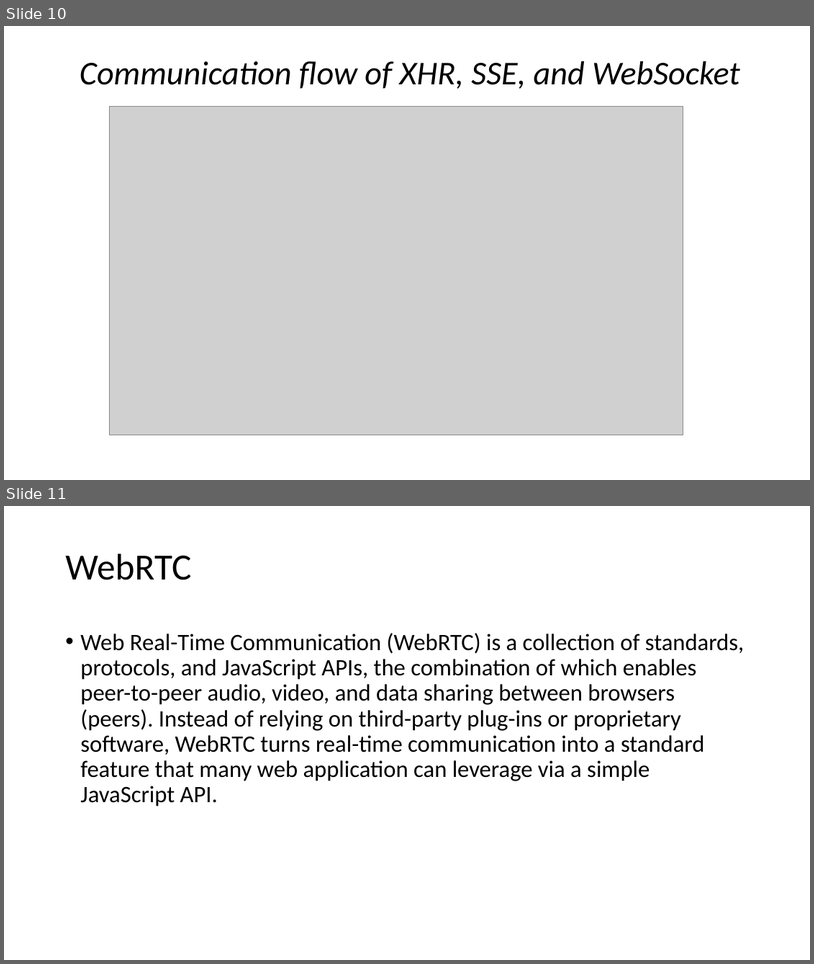
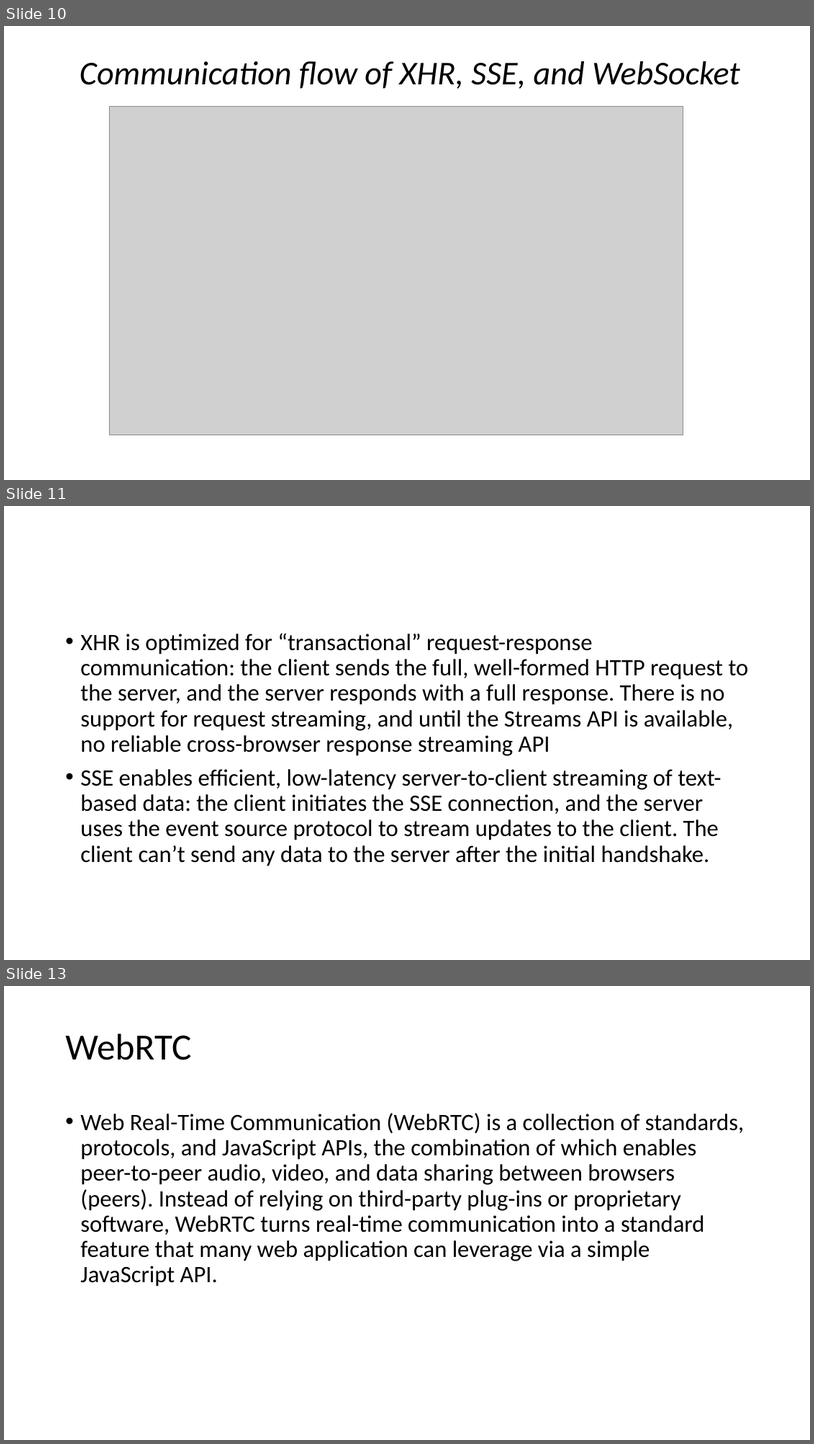
Before and after one commit to nkxiaochuan/BrowserNetworking, a slide deck: src/main/webapp/browser_networking.pptx. Shown one above the other, each under a label of ours: slides 10 and 11 before the commit, slides 10, 11 and 13 after it; the slides between them are not shown. The pictures are 814x964 and 814x1444 pixels, drawn with LibreOffice and Linux fonts; fonts in the diff are those of the drawing; grey boxes stand for pictures. Boxes give left, top, right and bottom in pixels: in the first picture for what was removed or moved away, otherwise in the second. Text is boxed around its words. In the diff, an @@ line names an element or a change of style, - is before the commit and + after.

```diff
--- a/src/main/webapp/browser_networking.pptx
+++ b/src/main/webapp/browser_networking.pptx
@@ slide 11 added at (4, 506, 810, 960), background #FFFFFF @@
@@ text added at (80, 633, 749, 866), 28 pt, text #000000 @@
+• XHR is optimized for “transactional” request-response communication: the client sends the full, well-formed HTTP request to the server, and the server responds with a full response. There is no support for request streaming, and until the Streams API is available, no reliable cross-browser response streaming API
+• SSE enables efficient, low-latency server-to-client streaming of text-based data: the client initiates the SSE connection, and the server uses the event source protocol to stream updates to the client. The client can’t send any data to the server after the initial handshake.
@@ what was slide 11 is now slide 13 @@
```
Also in this commit, not shown: 1 slide changed, 1 other slide added.
